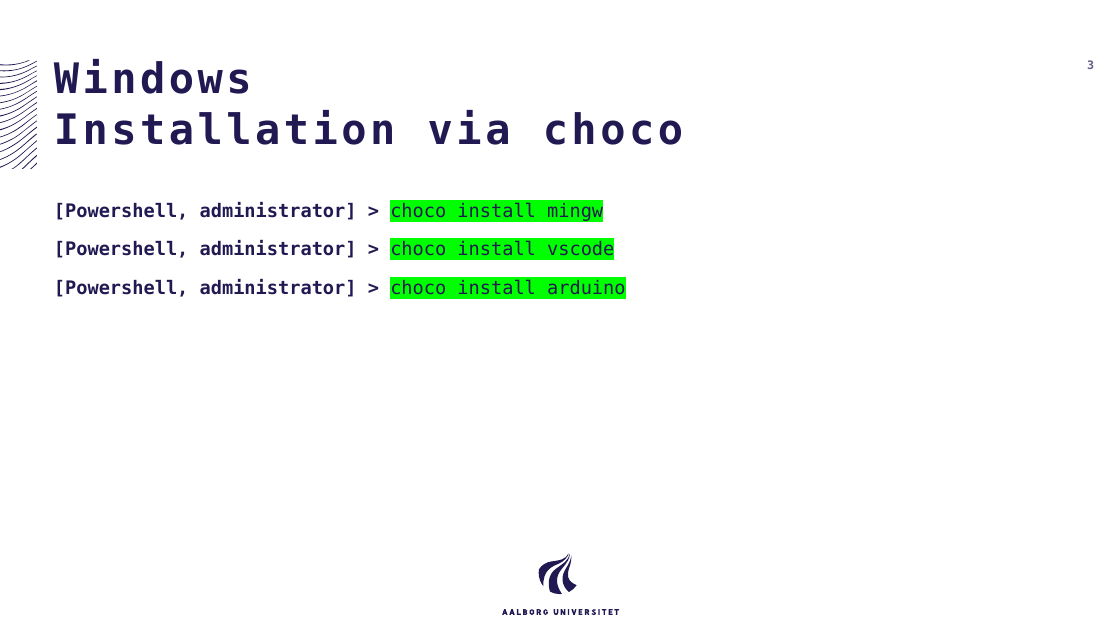
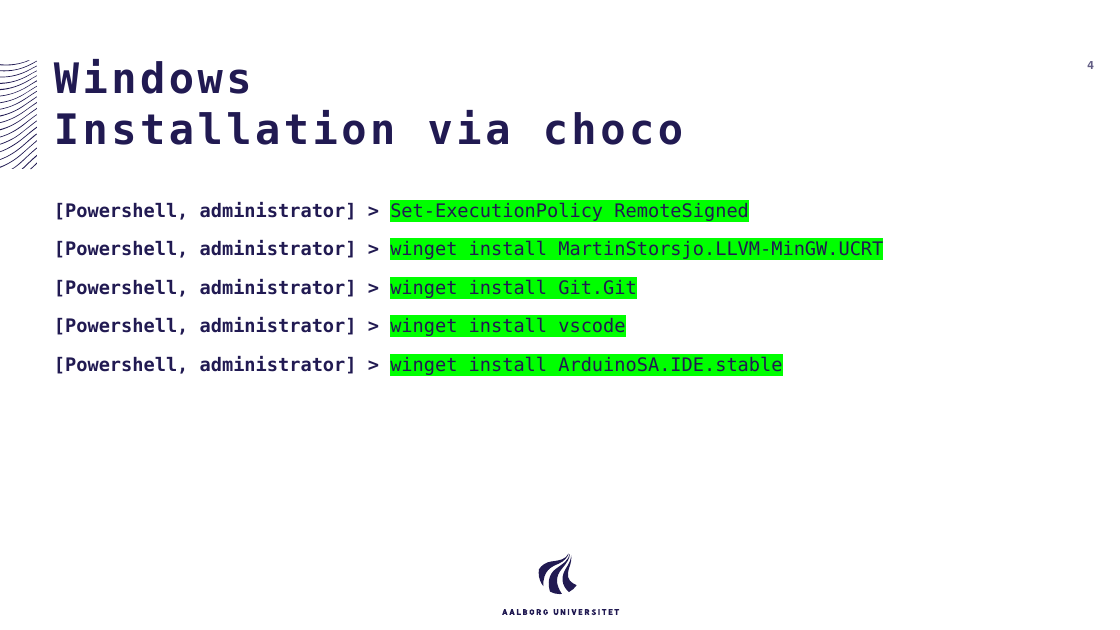
Before and after one commit to AAU-ST1-Programming/setup, a slide deck: slide 4 of Setup Windows.pptx (slide 3 before the commit). Drawn at 1120x630 pixels with LibreOffice and Linux fonts; fonts in the diff are those of the drawing. Boxes give left, top, right and bottom in pixels: in the first picture for what was removed or moved away, otherwise in the second. Text is boxed around its words. In the diff, an @@ line names an element or a change of style, - is before the commit and + after.

Commit message:
Updated setup to just use winget on windows

```diff
--- a/Setup Windows.pptx
+++ b/Setup Windows.pptx
@@ page number at box(1087, 61, 1094, 69): text changed @@
-3
+4
@@ text at box(54, 202, 883, 375): text changed; bold off @@
-[Powershell, administrator] > choco install mingw
-[Powershell, administrator] > choco install vscode
-[Powershell, administrator] > choco install arduino
+[Powershell, administrator] > Set-ExecutionPolicy RemoteSigned
+[Powershell, administrator] > winget install MartinStorsjo.LLVM-MinGW.UCRT
+[Powershell, administrator] > winget install Git.Git
+[Powershell, administrator] > winget install vscode
+[Powershell, administrator] > winget install ArduinoSA.IDE.stable
```
Also in this commit, not shown: 6 other slides changed, 1 slide added, 4 slides removed, 1 other file.
